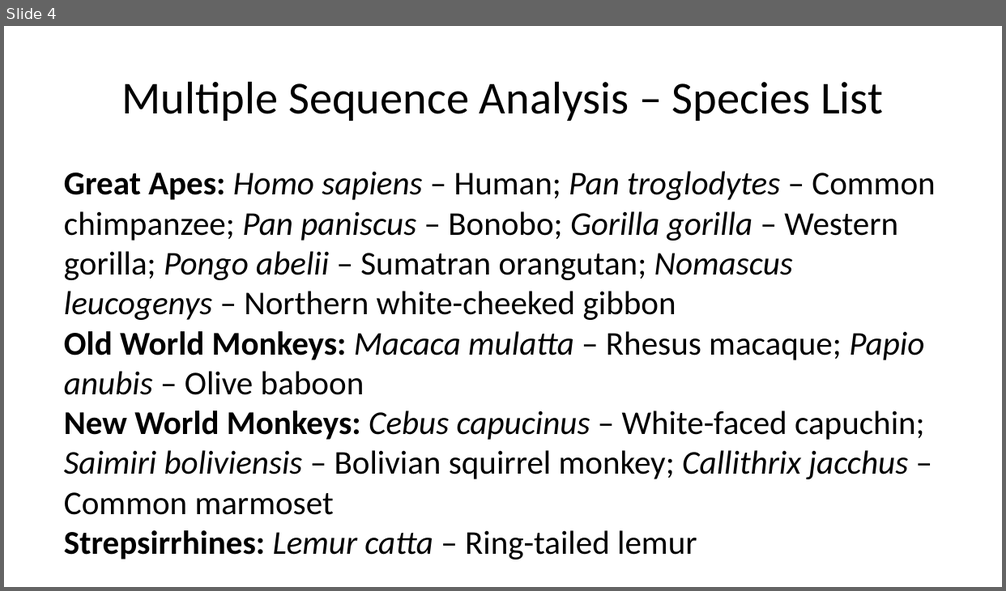
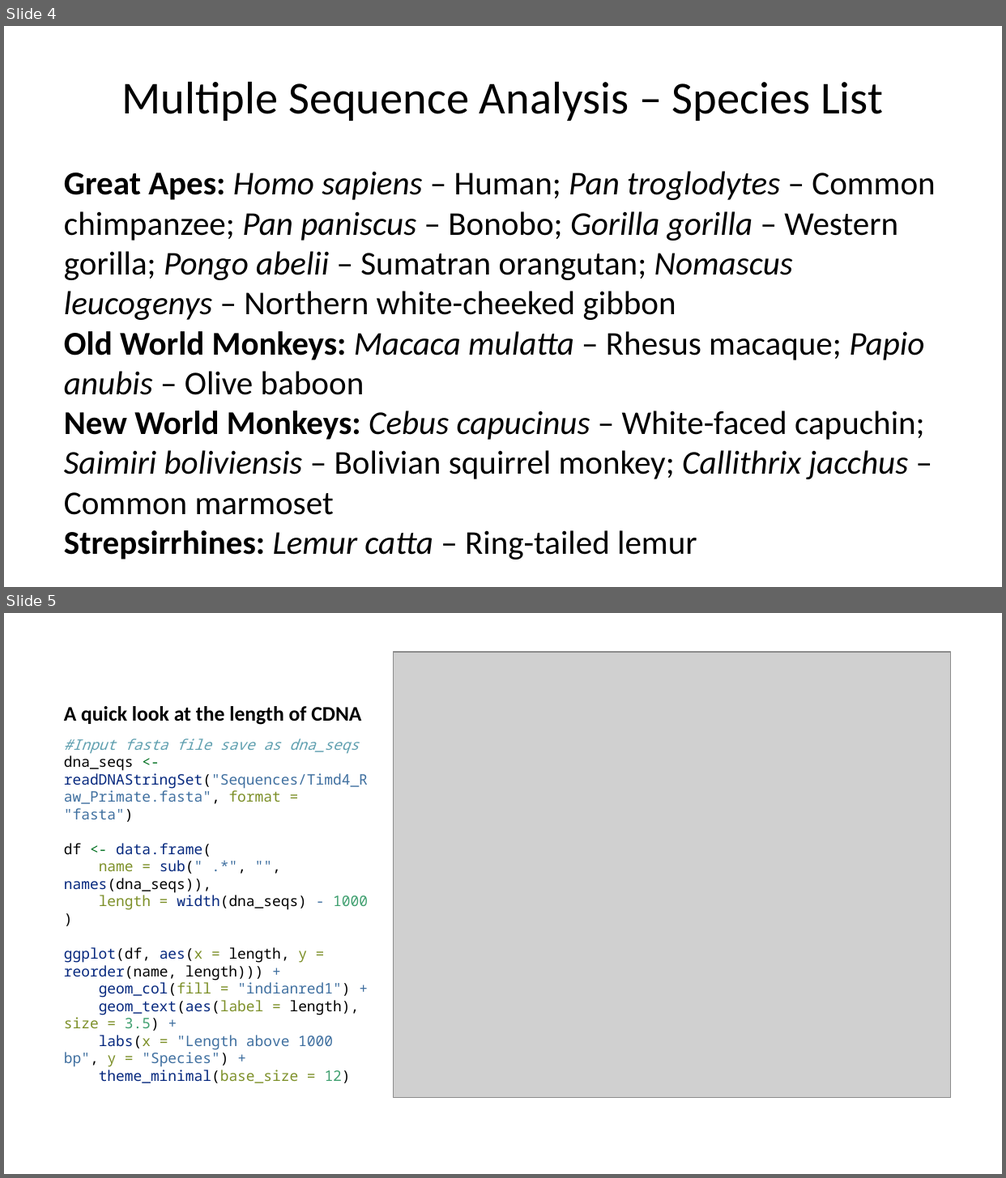
Before and after one commit to Git-with-Ahmed/TIMs-Evolution, a slide deck: Powerpoint-Markdown.pptx. Shown one above the other, each under a label of ours: slide 4 before the commit, slides 4 and 5 after it. The pictures are 1006x591 and 1006x1178 pixels, drawn with LibreOffice and Linux fonts; fonts in the diff are those of the drawing; grey boxes stand for pictures. Boxes give left, top, right and bottom in pixels: in the first picture for what was removed or moved away, otherwise in the second. Text is boxed around its words. In the diff, an @@ line names an element or a change of style, - is before the commit and + after.

```diff
--- a/Powerpoint-Markdown.pptx
+++ b/Powerpoint-Markdown.pptx
@@ slide 5 added at bbox=[4, 613, 1002, 1174], background #FFFFFF @@
@@ picture added at bbox=[393, 652, 950, 1098] @@
@@ title added at bbox=[64, 706, 361, 725], 15 pt, text #000000, bold @@
+A quick look at the length of CDNA
@@ text added at bbox=[64, 739, 368, 1084], 10.5 pt, text #4070A0 @@
+#Input fasta file save as dna_seqs
+dna_seqs <- readDNAStringSet("Sequences/Timd4_Raw_Primate.fasta", format = "fasta")
+df <- data.frame(
+name = sub(" .*", "", names(dna_seqs)),
+length = width(dna_seqs) - 1000
+)
+ggplot(df, aes(x = length, y = reorder(name, length))) +
+geom_col(fill = "indianred1") +
+geom_text(aes(label = length), size = 3.5) +
+labs(x = "Length above 1000 bp", y = "Species") +
+theme_minimal(base_size = 12)
```
Also in this commit, not shown: 2 other slides added, 2 slides removed, 3 other files.
